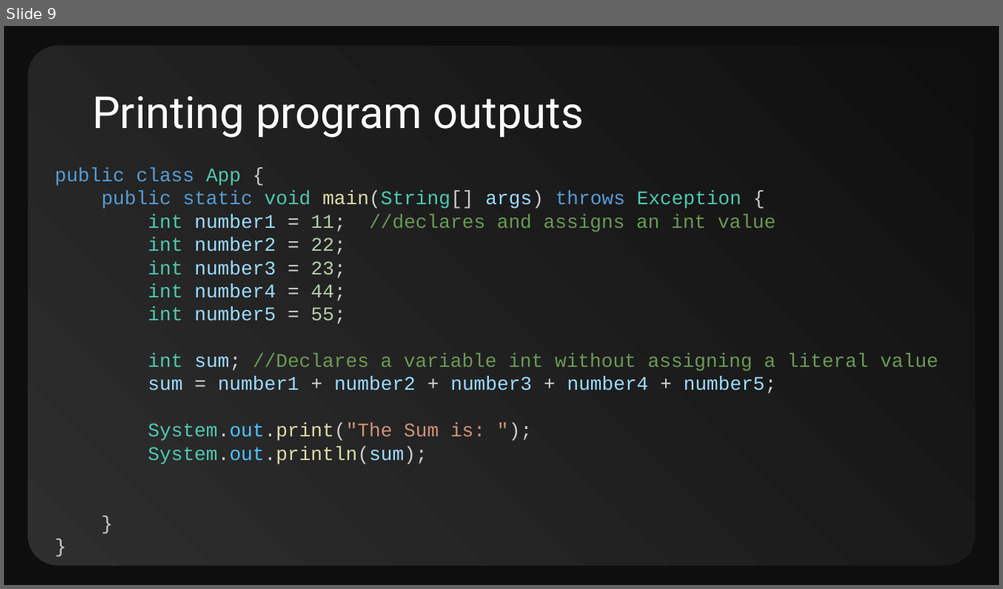
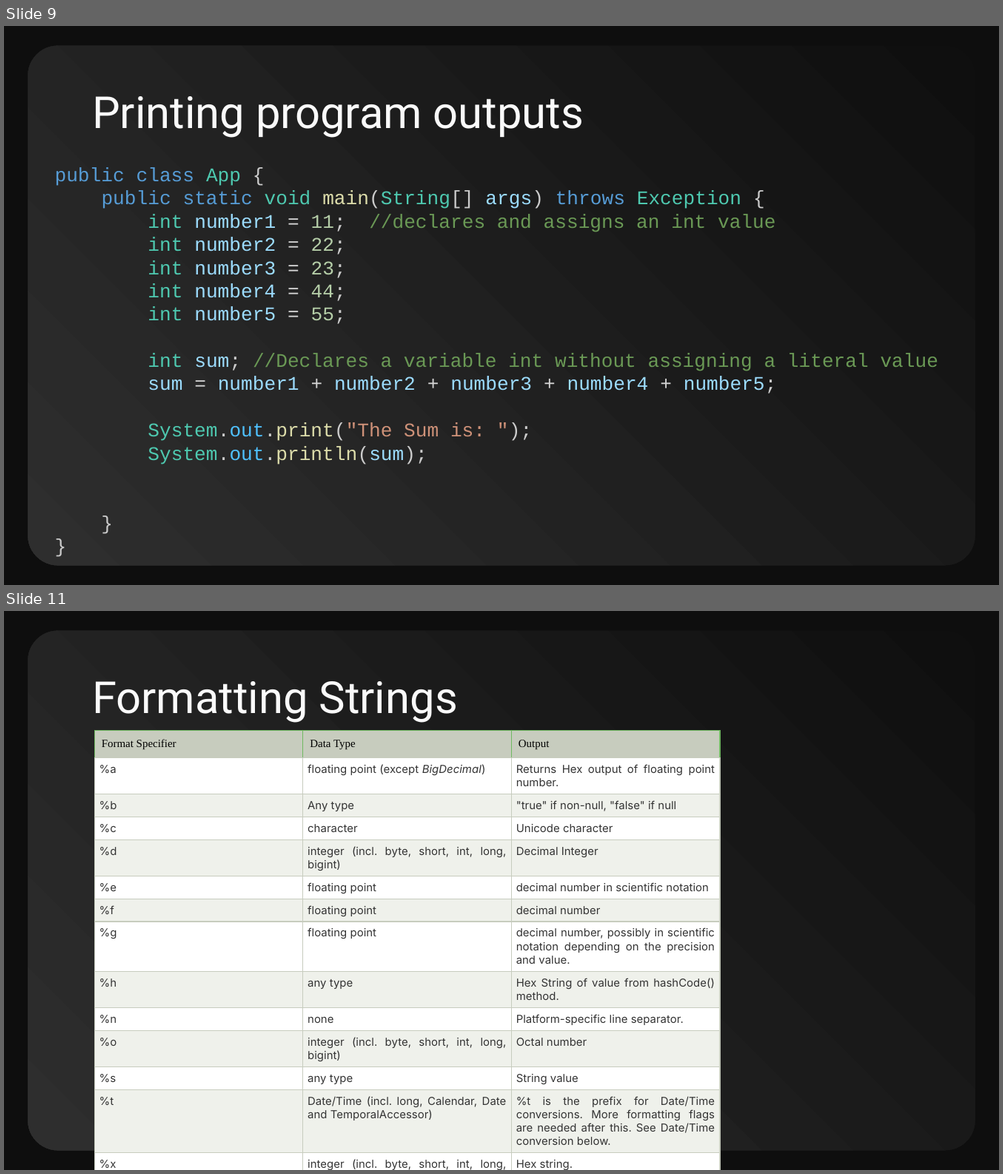
Before and after one commit to CompSci-120-LHHS/cs120mainclass, a slide deck: 001_Course_Lectures/01_UNIT1_Strings.pptx. Shown one above the other, each under a label of ours: slide 9 before the commit, slides 9 and 11 after it; the slides between them are not shown. The pictures are 1003x589 and 1003x1174 pixels, drawn with LibreOffice and Linux fonts; fonts in the diff are those of the drawing. Boxes give left, top, right and bottom in pixels: in the first picture for what was removed or moved away, otherwise in the second. Text is boxed around its words. In the diff, an @@ line names an element or a change of style, - is before the commit and + after.

```diff
--- a/001_Course_Lectures/01_UNIT1_Strings.pptx
+++ b/001_Course_Lectures/01_UNIT1_Strings.pptx
@@ slide 11 added at [4, 611, 999, 1170], background #0E0E0E; not listed: 1 template element that a slide beside it also shows @@
@@ title added at [92, 681, 458, 723], 32 pt, text #FAFAFA @@
+Formatting Strings
@@ table added at [94, 730, 721, 1170], 14 rows, 3 columns @@
+Format Specifier | Data Type | Output
+%a | floating point (except BigDecimal) | Returns Hex output of floating point number.
+%b | Any type | "true" if non-null, "false" if null
+%c | character | Unicode character
+%d | integer (incl. byte, short, int, long, bigint) | Decimal Integer
+%e | floating point | decimal number in scientific notation
+%f | floating point | decimal number
+%g | floating point | decimal number, possibly in scientific notation depending on the precision and value.
+%h | any type | Hex String of value from hashCode() method.
+%n | none | Platform-specific line separator.
+%o | integer (incl. byte, short, int, long, bigint) | Octal number
+%s | any type | String value
+%t | Date/Time (incl. long, Calendar, Date and TemporalAccessor) | %t is the prefix for Date/Time conversions. More formatting flags are needed after this. See Date/Time conversion below.
+%x | integer (incl. byte, short, int, long, bigint) | Hex string.
```
Also in this commit, not shown: 2 slides changed, 3 other slides added, 1 slide removed, 20 other files.
